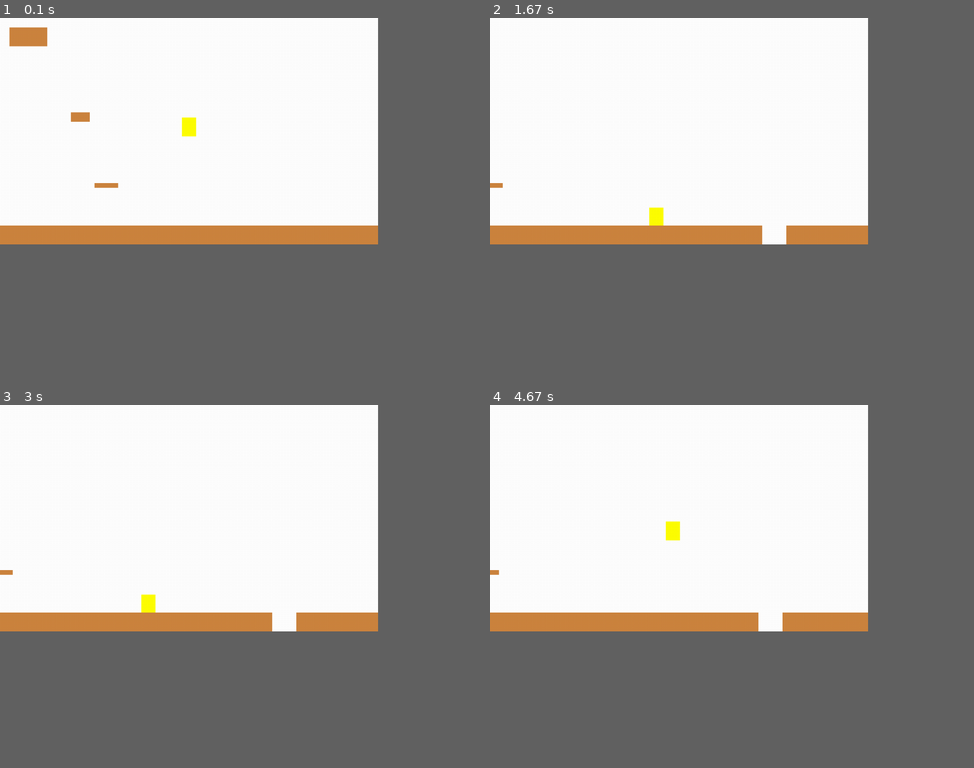
Above: before the commit, frames 1-4 (two rows, left to right).
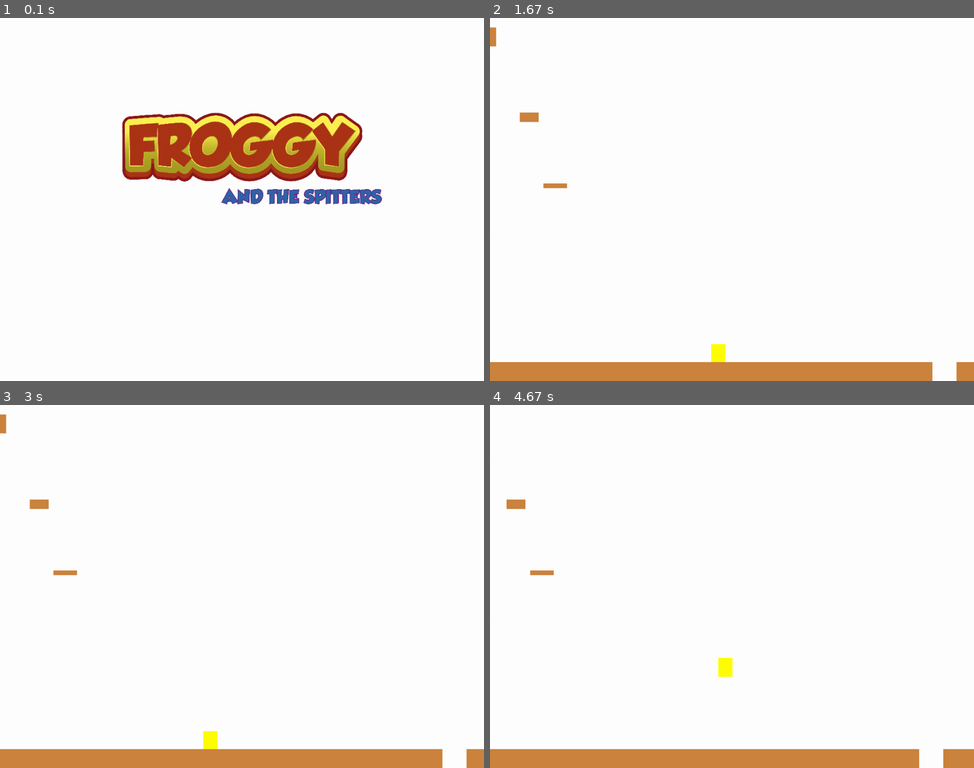
Above: after the commit, the same moments.

Repository: Ebrek/ProyectoIS2
Game: pygame game, started from main.py
The game is run twice, just before and just after one commit, with the same random seed, the same clock (stepped at 60 frames per second) and the same inputs.
Inputs:
- Up to frame 1 (0.1 s): no input
- Up to frame 2 (1.67 s): hold Right 0.33-0.8 s; hold Right 0.83-1.3 s; hold Left from 1.33 s (still down)
- Up to frame 3 (3 s): release Left at 1.87 s; hold Left 1.9-2.3 s; hold Right 2.33-2.97 s
- Up to frame 4 (4.67 s): hold Left 3-3.47 s; tap Space at 3.5, 3.9, 4.2, 4.4 s; hold Right 3.83-4.3 s; hold Right from 4.33 s (still down)
In our replay, the window is 703x421 before the commit and 900x675 after it. These sizes can differ from the game's own. Grey fills any space a smaller window leaves; there, only what the larger window draws over its background counts as a difference.

The runs differ from the first frame. In frame 1, 14% of the frame differs, in the area x 0-79%, y 2-63%; in frame 2, 9.5%; in frame 3, 9.5%; in frame 4, 9.4%.

Commit message:
pantalla de inicio y game over al caer

Diff:
--- a/main.py
+++ b/main.py
@@ -49,14 +49,18 @@
                 self.player.pos.y = hits[0].rect.top+1
                 self.player.vel.y = 0
 
-        #si el jugador sube - centrar jugador
-        if self.player.rect.right >= WIDTH / 2:
-            self.player.pos.x -= abs(self.player.vel.x)
-            for plat in self. platforms:
-                plat.rect.x -= abs(self.player.vel.x)
+        #si el jugador va hacia la derecha - centrar jugador
+        keys = pg.key.get_pressed()
+        if keys[pg.K_RIGHT]:
+            if self.player.rect.right >= WIDTH / 2:
+                self.player.pos.x -= abs(self.player.vel.x)
+                for plat in self. platforms:
+                    plat.rect.x -= abs(self.player.vel.x)
 
 
-
+                # Si nos caemomos del mapa GAME over
+                if self.player.rect.bottom > HEIGHT:
+                    self.playing = False
 
     def events(self):
         # Game Loop - events
@@ -80,11 +84,40 @@
 
     def show_start_screen(self):
         # game splash/start screen
-        pass
+        imagen1 = pg.image.load("img/logo.png")
+        imagen1 =pg.transform.scale(imagen1,(550,200))
+
+
+
+        self.screen.fill(WHITE)
+        self.screen.blit(imagen1,(258,200))
+        pg.display.flip()
+        self.wait_for_key()
+
 
     def show_go_screen(self):
         # game over/continue
         pass
+
+
+    def wait_for_key(self):
+        waiting = True
+        while waiting:
+            self.clock.tick(FPS)
+            for event in pg.event.get():
+                if event.type == pg.QUIT:
+                    waiting = False
+                    self.running = False
+                if event.type == pg.KEYUP:
+                    waiting = False
+
+
+    def draw_text(self,text,size,color,x,y):
+        font = pg.font.Font(self.font_name,size)
+        text_surface = font.render(text,True,color)
+        text_rect = text_surface.get_rect()
+        text_rect.midtop = (x,y)
+        self.screen.blit(text_surface, text_rect)
 
 g = Game()
 g.show_start_screen()
--- a/settings.py
+++ b/settings.py
@@ -1,7 +1,7 @@
 # game options/settings
 TITLE = "Froggy and the Splitters"
-WIDTH = 800
-HEIGHT = 480
+WIDTH = 1024
+HEIGHT = 768
 FPS = 60
 
 
@@ -9,6 +9,7 @@
 PLAYER_ACC = 0.5
 PLAYER_FRICTION = -0.12
 PLAYER_GRAV = 0.6
+PLAYER_JUMP = 15
 
 
 #Plataformas de Inicio
--- a/sprites.py
+++ b/sprites.py
@@ -21,7 +21,7 @@
         hits = pg.sprite.spritecollide(self,self.game.platforms,False)
         self.rect.x -=1
         if hits:
-            self.vel.y = -15
+            self.vel.y = - PLAYER_JUMP
 
 
     def update(self):
@@ -31,6 +31,7 @@
             self.acc.x = -PLAYER_ACC
         if keys[pg.K_RIGHT]:
             self.acc.x =PLAYER_ACC
+
 
 
 
Binary file added: img/logo.png
